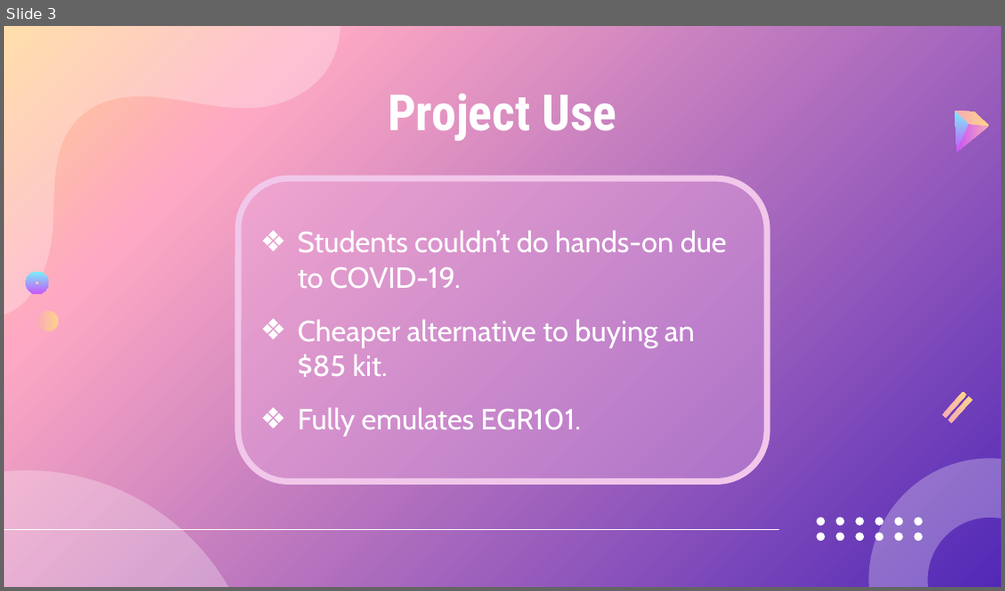
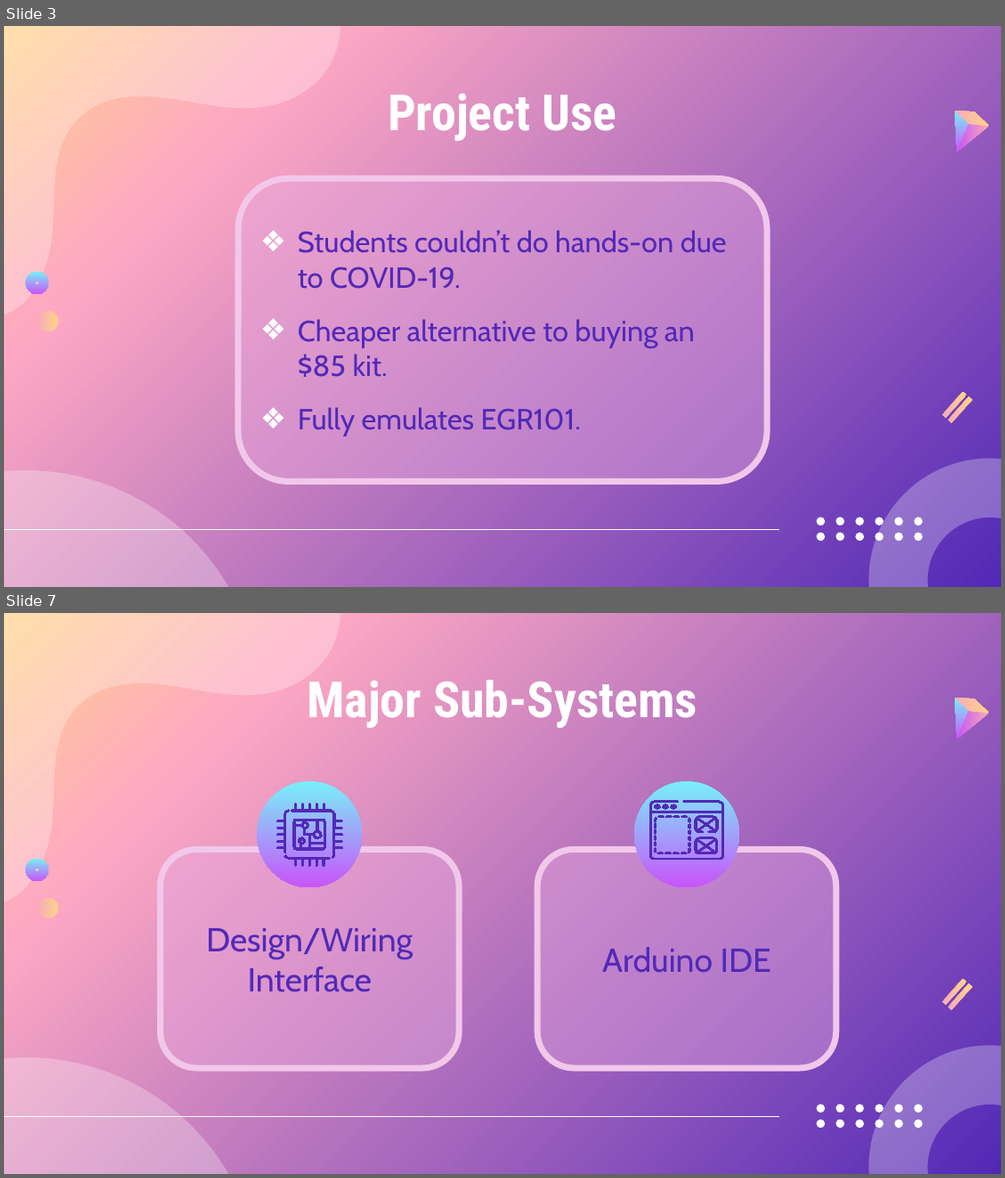
Before and after one commit to DanielKhali1/EGR101-Sim, a slide deck: Documentation/sprint5demo.pptx. Shown one above the other, each under a label of ours: slide 3 before the commit, slides 3 and 7 after it; the slides between them are not shown. The pictures are 1005x591 and 1005x1178 pixels, drawn with LibreOffice and Linux fonts; fonts in the diff are those of the drawing. Boxes give left, top, right and bottom in pixels: in the first picture for what was removed or moved away, otherwise in the second. Text is boxed around its words. In the diff, an @@ line names an element or a change of style, - is before the commit and + after.

```diff
--- a/Documentation/sprint5demo.pptx
+++ b/Documentation/sprint5demo.pptx
@@ slide 7 added at (4,613,1001,1174), background gradient #5229B7 to #FEA8C3 to #FFD38B; not listed: 3 template elements that a slide beside it also shows @@
@@ text added at (307,680,697,728), 48 pt, text #FFFFFF, bold @@
+Major Sub-Systems
@@ freeform shape added at (955,698,969,738), fill gradient #78F0F9 to #C954FA @@
@@ freeform shape added at (955,698,989,713), fill gradient #F7ABB7 to #FFD38B @@
@@ freeform shape added at (956,711,989,738), fill gradient #F7ABB7 to #C954FA @@
@@ freeform shape added at (258,781,362,887), fill gradient #78F0F9 to #C954FA @@
@@ freeform shape added at (634,781,739,887), fill gradient #78F0F9 to #C954FA @@
@@ group added at (276,803,343,866): 4 freeform shapes @@
@@ rounded rectangle added at (161,850,459,1068), fill #E9ABE0 at 40% opacity, outline #F1C7EA 6 pt, 32 pt, text #5229B7 @@
+Design/Wiring Interface
@@ rounded rectangle added at (537,850,835,1068), fill #E9ABE0 at 40% opacity, outline #F1C7EA 6 pt, 32 pt, text #5229B7 @@
+Arduino IDE
@@ group added at (649,801,724,860): 26 freeform shapes @@
@@ freeform shape added at (25,859,48,881), fill gradient #78F0F9 to #C954FA @@
@@ freeform shape added at (37,896,59,919), fill gradient #F7ABB7 to #FFD38B @@
@@ freeform shape added at (942,979,966,1005), fill gradient #F7ABB7 to #FFD38B @@
@@ freeform shape added at (947,984,971,1010), fill gradient #F7ABB7 to #FFD38B @@
@@ line added from (4, 1116) to (779, 1116), #FFFFFF 1.5 pt @@
@@ group added at (816,1103,922,1129): 12 freeform shapes @@
@@ slide 3 changed as well @@
@@ rounded rectangle "Students couldn’t do hands-on due ..." at (238,178,767,482): text colour #FFFFFF to #5229B7 @@
```
Also in this commit, not shown: 2 other slides changed, 8 other slides added, 1 slide removed.
